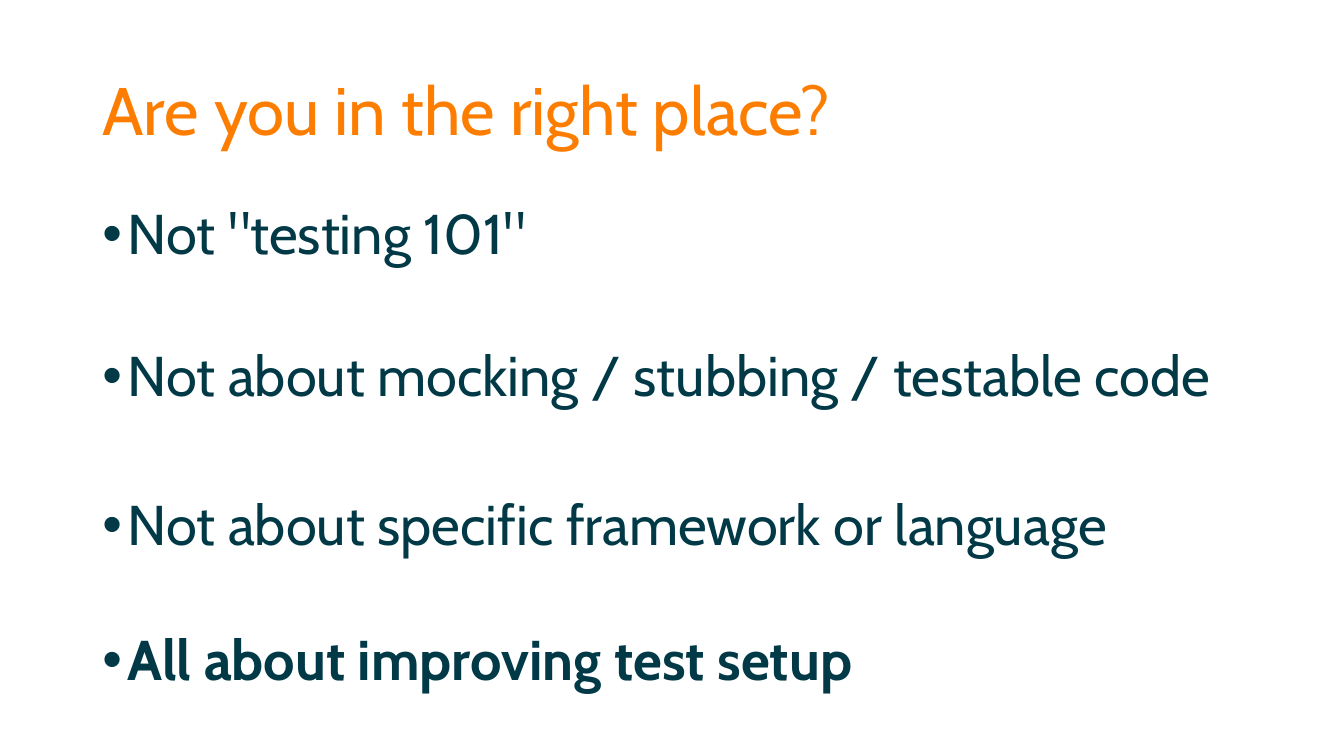
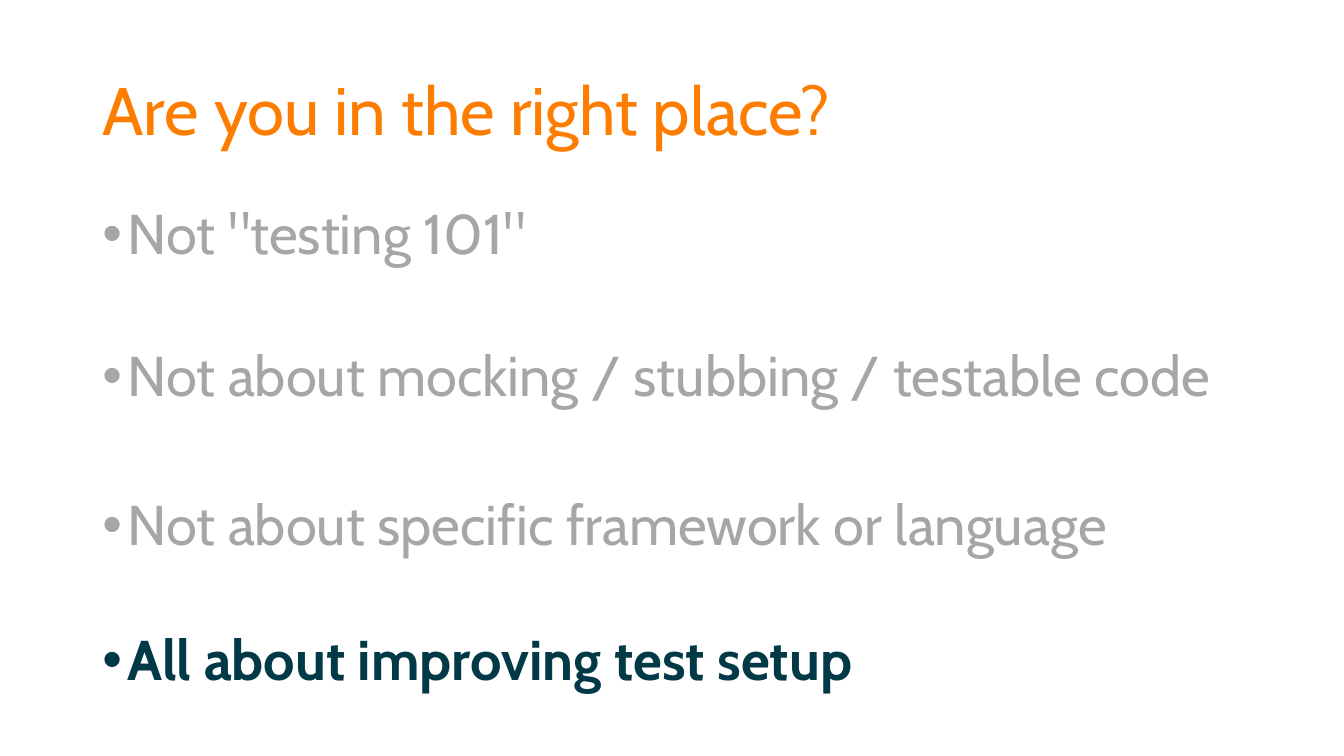
Before and after one commit to spetryjohnson/Talk-Patterns_of_Effective_Test_Setup, a slide deck: slide 7 of POETS - CodeMash 2017.pptx (slide 4 before the commit). Drawn at 1344x756 pixels with LibreOffice and Linux fonts; fonts in the diff are those of the drawing. Boxes give left, top, right and bottom in pixels: in the first picture for what was removed or moved away, otherwise in the second. Text is boxed around its words. In the diff, an @@ line names an element or a change of style, - is before the commit and + after.

```diff
--- a/POETS - CodeMash 2017.pptx
+++ b/POETS - CodeMash 2017.pptx
@@ text at box(128, 212, 1209, 557): text colour #013947 to #A6A6A6 in "Not "testing 101"", "Not about mocking / stubbing / testable ...", "Not about specific framework or language" @@
```
Also in this commit, not shown: 2 other slides changed, 3 slides added, 1 other file.
